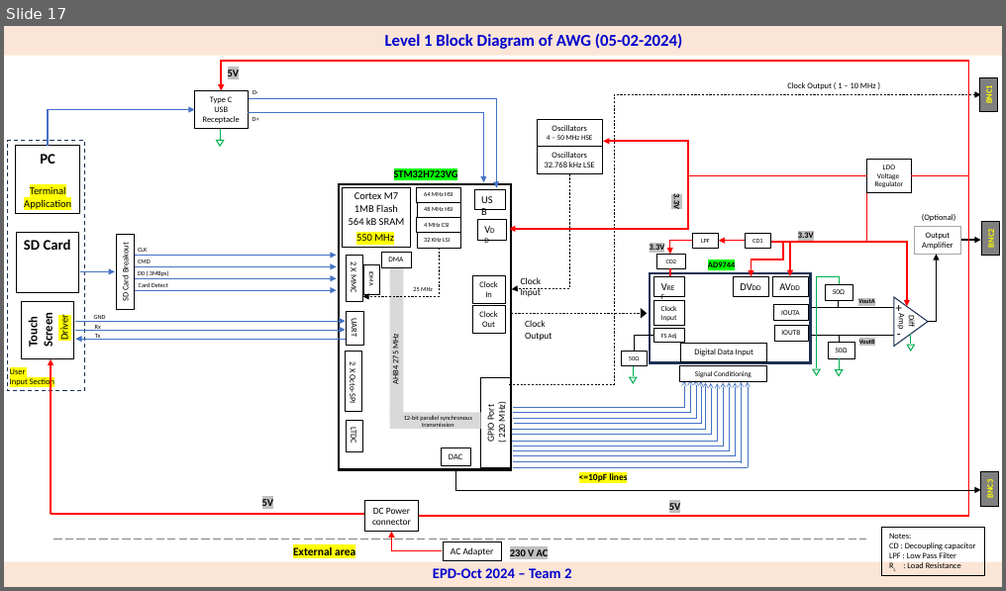
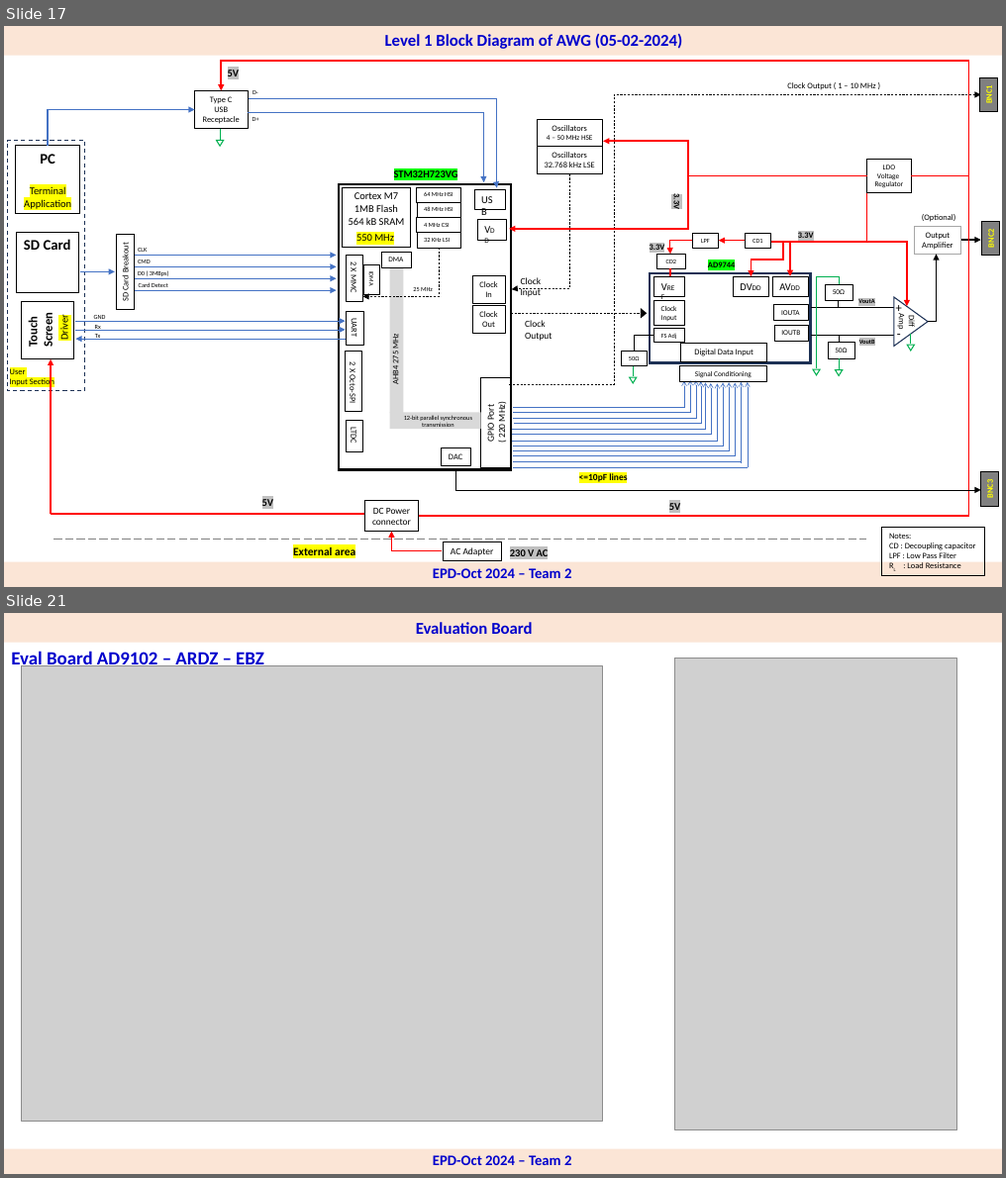
Before and after one commit to vasudevbalaji/the-arb-project, a slide deck: The ARB project.pptx. Shown one above the other, each under a label of ours: slide 17 before the commit, slides 17 and 21 after it; the slides between them are not shown. The pictures are 1006x591 and 1006x1178 pixels, drawn with LibreOffice and Linux fonts; fonts in the diff are those of the drawing; grey boxes stand for pictures. Boxes give left, top, right and bottom in pixels: in the first picture for what was removed or moved away, otherwise in the second. Text is boxed around its words. In the diff, an @@ line names an element or a change of style, - is before the commit and + after.

```diff
--- a/The ARB project.pptx
+++ b/The ARB project.pptx
@@ slide 21 added at (x1=4, y1=613, x2=1002, y2=1174), background #FFFFFF; not listed: 3 template elements that a slide beside it also shows @@
@@ text added at (x1=416, y1=622, x2=532, y2=634), 16 pt, text #0000CC, bold @@
+Evaluation Board
@@ text added at (x1=11, y1=650, x2=264, y2=670), 18 pt, text #0000CC, bold @@
+Eval Board AD9102 – ARDZ – EBZ
@@ picture added at (x1=21, y1=666, x2=603, y2=1121) @@
@@ picture added at (x1=675, y1=658, x2=957, y2=1130) @@
```
Also in this commit, not shown: 1 slide changed, 4 other slides added.
